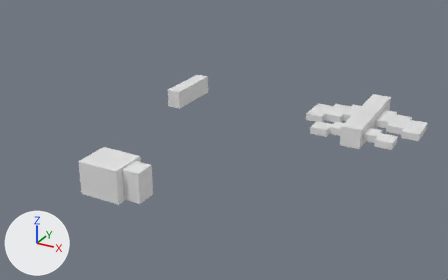
An edit to the Blender file Assets/Assets/Meshes/Blender/models.blend, drawn before and after from the same camera.
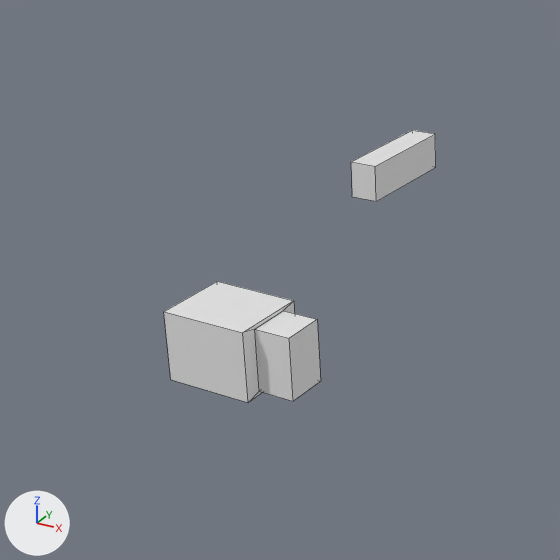
Each version appears first whole from a 50 mm lens placed at (10.32, -38.5, 15.56), pointed at (-6.93, -7.12, -0.13), and next in a close-up on the part from 0% to 60% of the width and 4% to 100% of the height. The lights are fixed; the arrows at lower left show +X, +Y and +Z. The close-ups show mesh edges as thin lines.

The first close-up shows 'Cube.001', 'Projectile'.
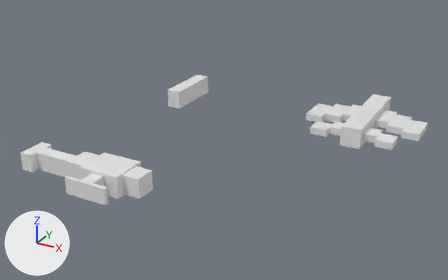
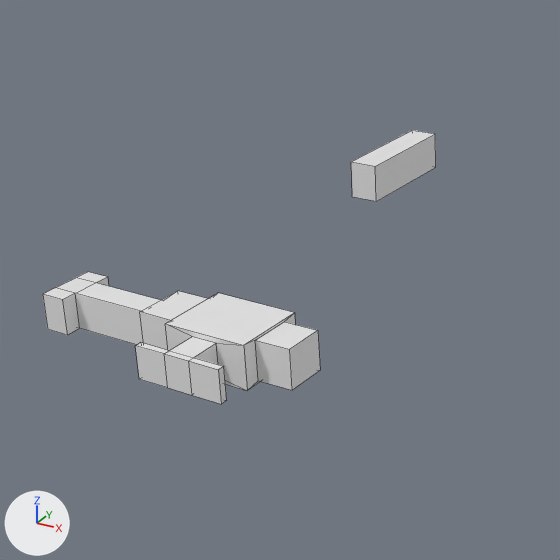
Commit message: Helicopter done

Edits to the bpy script that builds the scene:
```text
Add me_cube_002_1:
    me_cube_002_1.from_pydata(...)  # 64 vertices, 62 faces; spans x -4.4..1.84, y -2.0..1.0, z -1.0..1.0
Remove ob_cube_001:
    ob_cube_001 = bpy.data.objects.new('Cube.001', me_cube_002)
    ob_cube_001.location = (-10.0, -14.54, -0.04)
    ob_cube_001.scale = (1.28, 1.09, 1.0)
Add ob_helicopter:
    ob_helicopter = bpy.data.objects.new('Helicopter', me_cube_002_1)
    ob_helicopter.location = (-10.0, -14.54, -0.04)
    ob_helicopter.scale = (1.28, 1.09, 0.65)
```

Changed parts and their boxes [x1, y1, x2, y2] in the close-ups (560 x 560 px):
'Helicopter', added
    after: [43, 272, 320, 404]
'Cube.001', deleted
    before: [164, 281, 321, 402]
